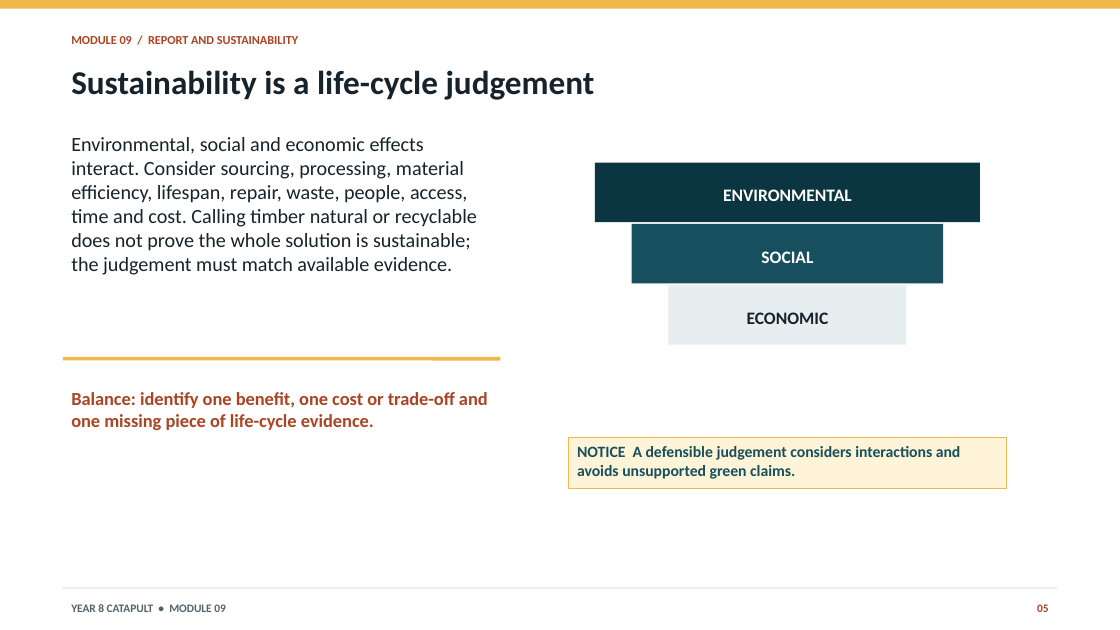
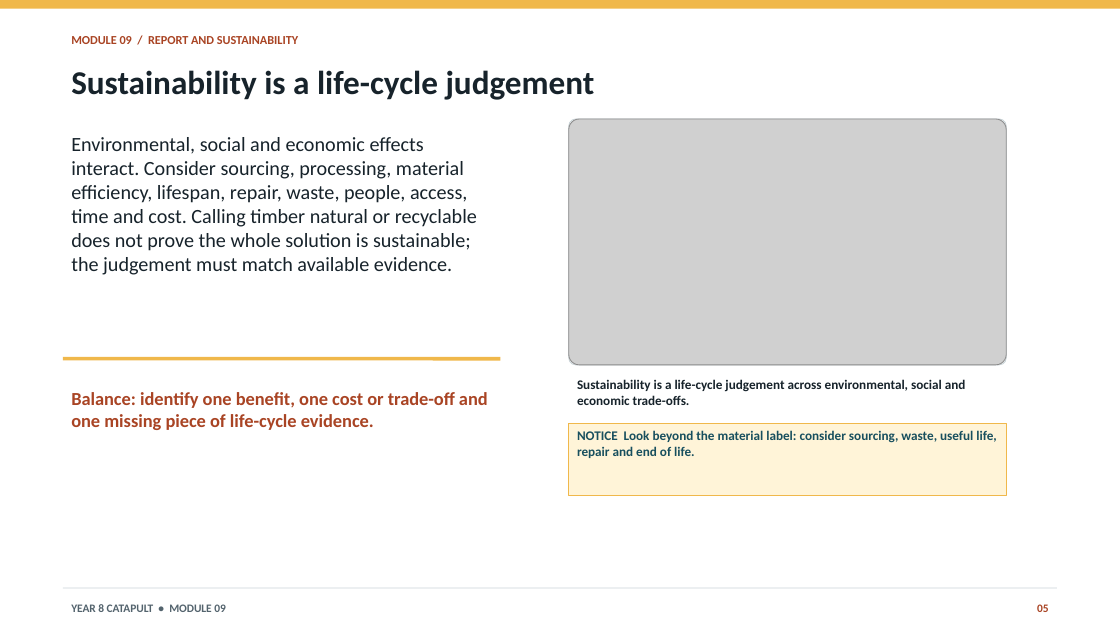
Before and after one commit to stevencowell/Year-8-Catapult, a slide deck: slide 5 of resources/presentations/module-09-report-sustainability.pptx. Drawn at 1120x630 pixels with LibreOffice and Linux fonts; fonts in the diff are those of the drawing; grey boxes stand for pictures. Boxes give left, top, right and bottom in pixels: in the first picture for what was removed or moved away, otherwise in the second. Text is boxed around its words. In the diff, an @@ line names an element or a change of style, - is before the commit and + after.

```diff
--- a/resources/presentations/module-09-report-sustainability.pptx
+++ b/resources/presentations/module-09-report-sustainability.pptx
@@ rounded rectangle added at [569,119,1007,365], fill #FFFFFF, outline #CAD4D8 0.75 pt @@
@@ picture added at [569,119,1007,365] @@
@@ rectangle removed at [595,163,980,223] @@
@@ text removed at [723,189,852,201] @@
-ENVIRONMENTAL
@@ rectangle removed at [632,224,944,284] @@
@@ text removed at [761,251,813,263] @@
-SOCIAL
@@ rectangle removed at [669,286,907,345] @@
@@ text removed at [747,312,829,324] @@
-ECONOMIC
@@ text added at [577,379,966,405], 11.2 pt, text #17232B, bold @@
+Sustainability is a life-cycle judgement across environmental, social and economic trade-offs.
@@ rectangle removed at [569,438,1007,488] @@
-NOTICE A defensible judgement considers interactions and avoids unsupported green claims.
@@ rectangle added at [569,423,1007,495], fill #FFF4D8, outline #F0B84B 0.75 pt, 11.2 pt, text #184F5E, bold @@
+NOTICE Look beyond the material label: consider sourcing, waste, useful life, repair and end of life.
```
Also in this commit, not shown: 2 other slides changed, 48 other files.
